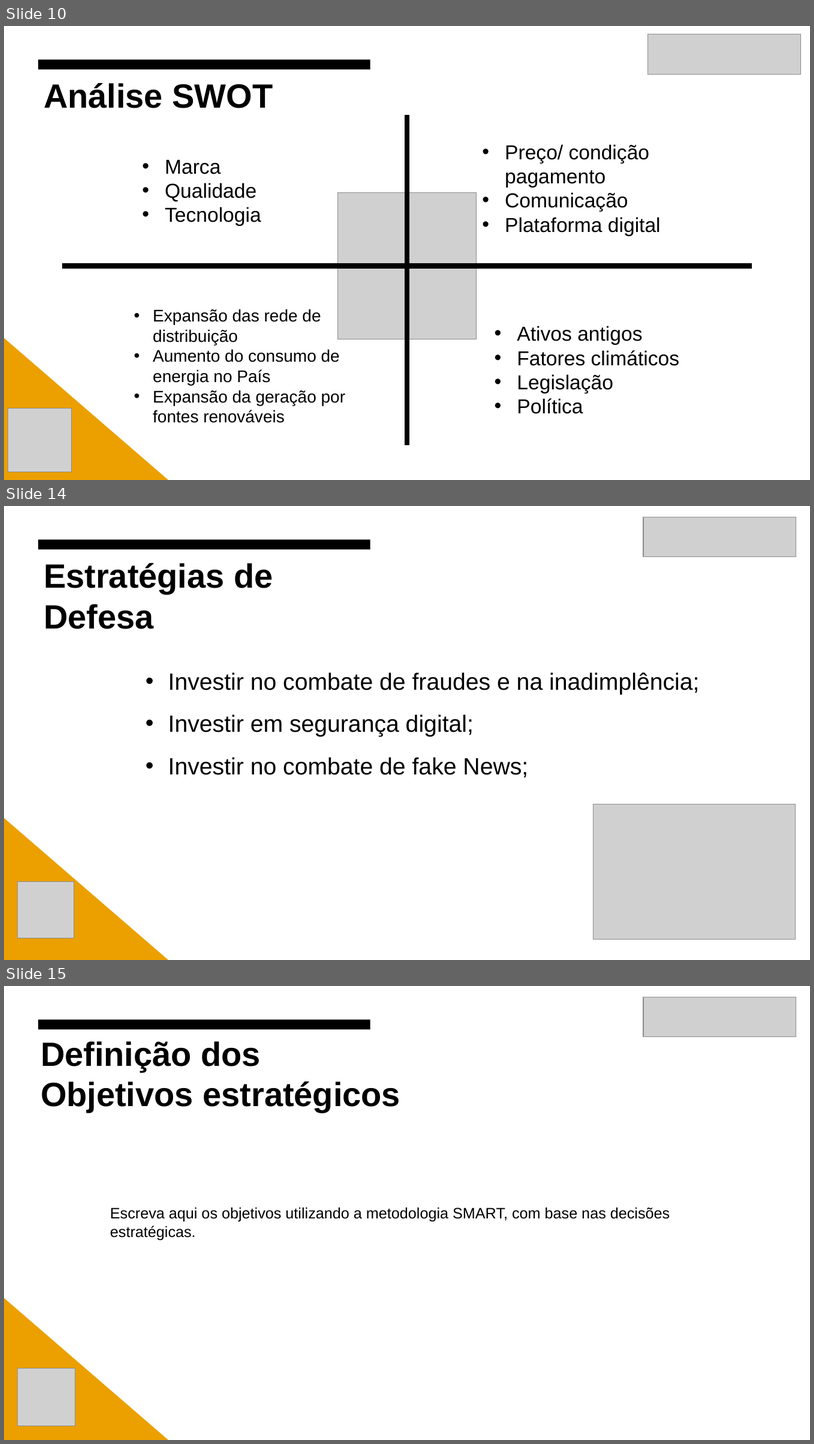
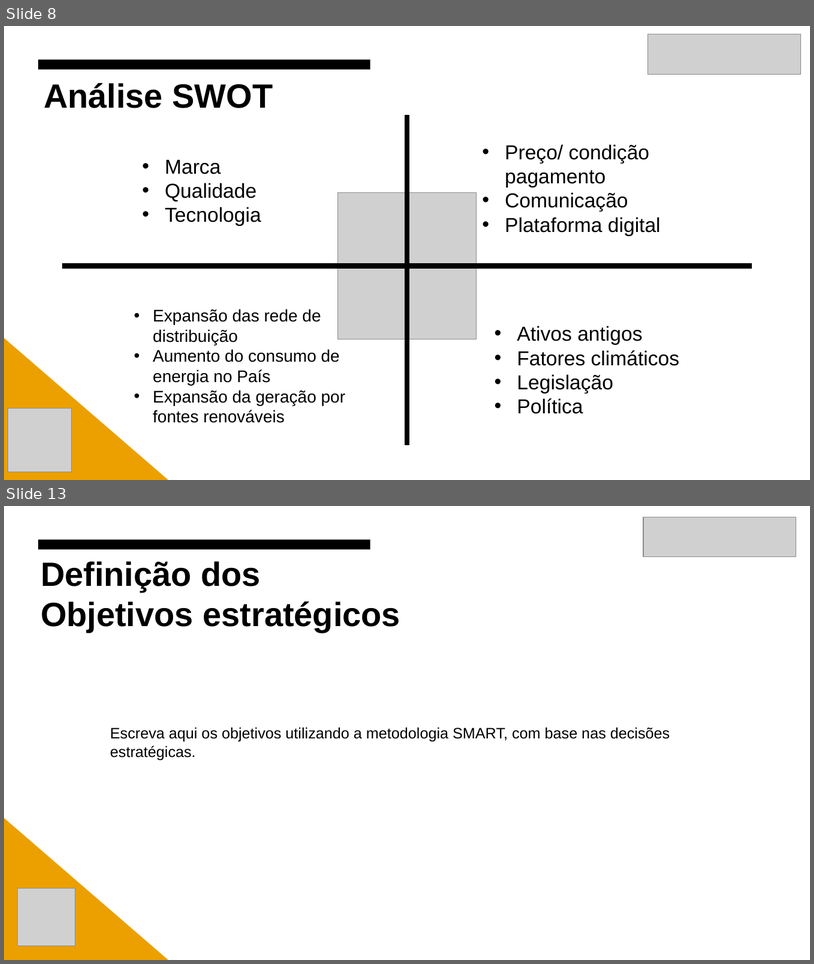
Before and after one commit to Gabriel-Esquilo-Medeiros/Projeto_Integrador_CPFL, a slide deck: Template Final - Apresentacao - Conhecendo o Negócio.pptx. Shown one above the other, each under a label of ours: slides 10, 14 and 15 before the commit, slides 8 and 13 after it; the slides between them are not shown. The pictures are 814x1444 and 814x964 pixels, drawn with LibreOffice and Linux fonts; fonts in the diff are those of the drawing; grey boxes stand for pictures. Boxes give left, top, right and bottom in pixels: in the first picture for what was removed or moved away, otherwise in the second. Text is boxed around its words. In the diff, an @@ line names an element or a change of style, - is before the commit and + after.

```diff
--- a/Template Final - Apresentacao - Conhecendo o Negócio.pptx
+++ b/Template Final - Apresentacao - Conhecendo o Negócio.pptx
@@ slide 14 removed at [4, 506, 810, 960], background #FFFFFF; not listed: 1 template element that a slide beside it also shows @@
@@ picture removed at [644, 517, 797, 557] @@
@@ text removed at [44, 563, 273, 629] @@
-Estratégias de Defesa
@@ text removed at [168, 672, 699, 777] @@
-• Investir no combate de fraudes e na inadimplência;
-• Investir em segurança digital;
-• Investir no combate de fake News;
@@ picture removed at [593, 804, 796, 939] @@
@@ right triangle removed at [4, 816, 168, 960] @@
@@ picture removed at [17, 882, 74, 938] @@
@@ what was slide 10 is now slide 8 @@
@@ what was slide 15 is now slide 13 @@
```
Also in this commit, not shown: 7 slides changed, 4 slides added, 6 other slides removed.
